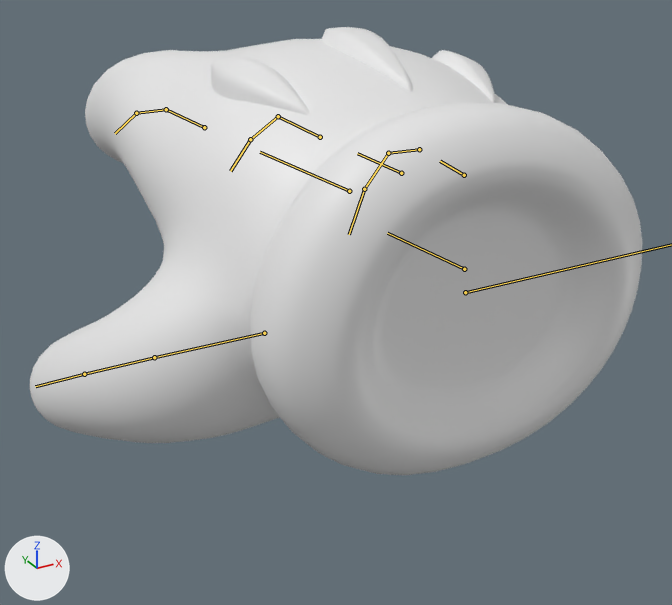
The FBX model Eggcessive/Assets/UI/meshes/ui_hand.fbx as it was, and as the next commit left it.
Before and after are seen from a 50 mm lens placed at (-0.177, -0.231, 0.122), pointed at (-0.008, 0.075, -0.031). The axes (+X, +Y, +Z) are drawn at lower left. The lights are the same throughout. The older version comes first. The bones that change, and the others that lie on the model, are drawn over the model as lines.

Objects in the first picture: 'hand'.
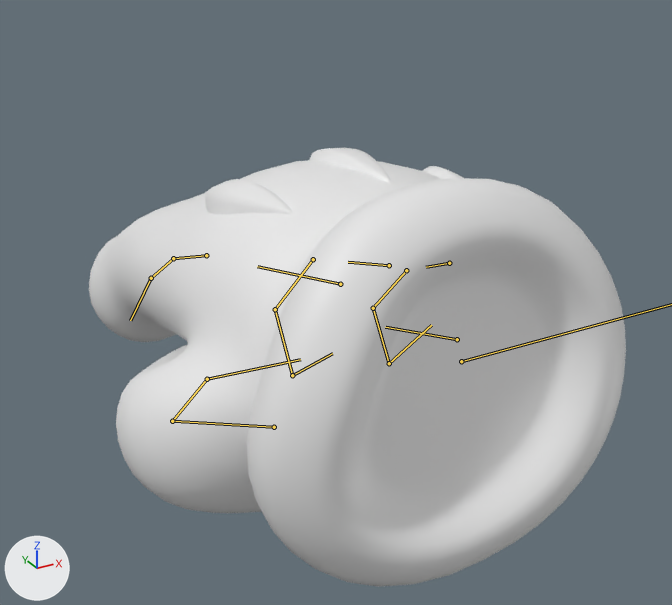
The newer file adds an action. The first version stands in its rest pose; the second is drawn at frame 1 of the action 'ui_hand|point_press'.

Changed parts and their boxes (x1, y1, x2, y2) in the pictures (672 x 605 px):
'hand', posed (12% narrower)
    before: (30, 27, 642, 475)
    after: (89, 148, 626, 587)
bone 'DEF-f_index.01.R', root to tip
    before: (204, 127) to (166, 109)
    after: (206, 255) to (173, 258)
bone 'DEF-f_index.03.R', root to tip
    before: (136, 113) to (115, 133)
    after: (151, 278) to (130, 320)
bone 'DEF-thumb.01.R', root to tip
    before: (264, 333) to (154, 357)
    after: (274, 427) to (172, 421)
bone 'DEF-thumb.02.R', root to tip
    before: (154, 357) to (84, 374)
    after: (172, 421) to (207, 379)
bone 'DEF-thumb.03.R', root to tip
    before: (84, 374) to (35, 386)
    after: (207, 379) to (300, 359)
bone 'ORG-palm.02.R', root to tip
    before: (401, 173) to (357, 153)
    after: (389, 265) to (348, 262)
bone 'DEF-f_middle.01.R', root to tip
    before: (320, 137) to (278, 116)
    after: (313, 259) to (275, 309)
bone 'DEF-f_middle.02.R', root to tip
    before: (278, 116) to (250, 139)
    after: (275, 309) to (292, 375)
bone 'DEF-f_middle.03.R', root to tip
    before: (250, 139) to (230, 171)
    after: (292, 375) to (332, 353)
bone 'ORG-palm.04.R', root to tip
    before: (464, 175) to (440, 161)
    after: (449, 263) to (426, 267)
bone 'DEF-f_pinky.01.R', root to tip
    before: (419, 149) to (388, 153)
    after: (406, 270) to (373, 308)
bone 'DEF-f_pinky.02.R', root to tip
    before: (388, 153) to (364, 189)
    after: (373, 308) to (389, 363)
bone 'DEF-f_pinky.03.R', root to tip
    before: (364, 189) to (349, 234)
    after: (389, 363) to (431, 325)

The change, as a list of edits to the scene's bpy script:
```text
Change bone_root:
    where bone_root = bpy.data.objects['ui_hand'].pose.bones['root']
    bone_root.location: (0.0, 0.0, 0.0) -> (0.0, 0.0, -0.026)
    bone_root.rotation_quaternion: (1.0, 0.0, 0.0, 0.0) -> (0.991, 0.0, -0.131, 0.0)  # degrees (0, 0, 0) -> degrees (0, -15, 0)
Change bone_def_f_index_01_r:
    where bone_def_f_index_01_r = bpy.data.objects['ui_hand'].pose.bones['DEF-f_index.01.R']  # child of 'ORG-palm.01.R'
    bone_def_f_index_01_r.rotation_quaternion: (1.0, 0.0, 0.0, 0.0) -> (0.999, 0.044, 0.0, 0.0)  # degrees (0, 0, 0) -> degrees (5, 0, 0)
Change bone_def_f_index_03_r:
    where bone_def_f_index_03_r = bpy.data.objects['ui_hand'].pose.bones['DEF-f_index.03.R']  # child of 'DEF-f_index.02.R'
    bone_def_f_index_03_r.scale: (1.0, 1.0, 1.0) -> (1.4, 1.4, 1.4)
Change bone_def_thumb_01_r:
    where bone_def_thumb_01_r = bpy.data.objects['ui_hand'].pose.bones['DEF-thumb.01.R']  # child of 'ORG-palm.01.R'
    bone_def_thumb_01_r.rotation_quaternion: (1.0, 0.0, 0.0, 0.0) -> (0.979, 0.037, 0.0, 0.201)  # degrees (0, 0, 0) -> degrees (4, -1, 23)
Change bone_def_thumb_02_r:
    where bone_def_thumb_02_r = bpy.data.objects['ui_hand'].pose.bones['DEF-thumb.02.R']  # child of 'DEF-thumb.01.R'
    bone_def_thumb_02_r.rotation_quaternion: (1.0, 0.0, 0.0, 0.0) -> (0.843, 0.485, -0.159, 0.171)  # degrees (0, 0, 0) -> degrees (58, -26, 9)
Change bone_def_thumb_03_r:
    where bone_def_thumb_03_r = bpy.data.objects['ui_hand'].pose.bones['DEF-thumb.03.R']  # child of 'DEF-thumb.02.R'
    bone_def_thumb_03_r.rotation_quaternion: (1.0, 0.0, 0.0, 0.0) -> (0.867, 0.499, 0.0, 0.0)  # degrees (0, 0, 0) -> degrees (60, 0, 0)
Change bone_org_palm_02_r:
    where bone_org_palm_02_r = bpy.data.objects['ui_hand'].pose.bones['ORG-palm.02.R']  # child of 'ORG-hand.R'
    bone_org_palm_02_r.rotation_quaternion: (1.0, 0.0, 0.0, 0.0) -> (0.999, 0.005, 0.035, -0.013)  # degrees (0, 0, 0) -> degrees (1, 4, -2)
Change bone_def_f_middle_01_r:
    where bone_def_f_middle_01_r = bpy.data.objects['ui_hand'].pose.bones['DEF-f_middle.01.R']  # child of 'ORG-palm.02.R'
    bone_def_f_middle_01_r.rotation_quaternion: (1.0, 0.0, 0.0, 0.0) -> (0.941, 0.33, 0.0, -0.071)  # degrees (0, 0, 0) -> degrees (38, 3, -8)
Change bone_def_f_middle_02_r:
    where bone_def_f_middle_02_r = bpy.data.objects['ui_hand'].pose.bones['DEF-f_middle.02.R']  # child of 'DEF-f_middle.01.R'
    bone_def_f_middle_02_r.rotation_quaternion: (1.0, 0.0, 0.0, 0.0) -> (0.849, 0.52, 0.045, -0.08)  # degrees (0, 0, 0) -> degrees (63, 9, -5)
Change bone_def_f_middle_03_r:
    where bone_def_f_middle_03_r = bpy.data.objects['ui_hand'].pose.bones['DEF-f_middle.03.R']  # child of 'DEF-f_middle.02.R'
    bone_def_f_middle_03_r.rotation_quaternion: (1.0, 0.0, 0.0, 0.0) -> (0.853, 0.522, 0.0, 0.0)  # degrees (0, 0, 0) -> degrees (63, 0, 0)
Change bone_org_palm_04_r:
    where bone_org_palm_04_r = bpy.data.objects['ui_hand'].pose.bones['ORG-palm.04.R']  # child of 'ORG-hand.R'
    bone_org_palm_04_r.rotation_quaternion: (1.0, 0.0, 0.0, 0.0) -> (0.997, 0.023, 0.071, -0.026)  # degrees (0, 0, 0) -> degrees (2, 8, -3)
Change bone_def_f_pinky_01_r:
    where bone_def_f_pinky_01_r = bpy.data.objects['ui_hand'].pose.bones['DEF-f_pinky.01.R']  # child of 'ORG-palm.04.R'
    bone_def_f_pinky_01_r.rotation_quaternion: (1.0, 0.0, 0.0, 0.0) -> (0.972, 0.215, 0.0, -0.091)  # degrees (0, 0, 0) -> degrees (25, 2, -10)
Change bone_def_f_pinky_02_r:
    where bone_def_f_pinky_02_r = bpy.data.objects['ui_hand'].pose.bones['DEF-f_pinky.02.R']  # child of 'DEF-f_pinky.01.R'
    bone_def_f_pinky_02_r.rotation_quaternion: (1.0, 0.0, 0.0, 0.0) -> (0.83, 0.55, 0.047, -0.086)  # degrees (0, 0, 0) -> degrees (67, 10, -5)
Change bone_def_f_pinky_03_r:
    where bone_def_f_pinky_03_r = bpy.data.objects['ui_hand'].pose.bones['DEF-f_pinky.03.R']  # child of 'DEF-f_pinky.02.R'
    bone_def_f_pinky_03_r.rotation_quaternion: (1.0, 0.0, 0.0, 0.0) -> (0.834, 0.552, 0.0, 0.0)  # degrees (0, 0, 0) -> degrees (67, 0, 0)
```
